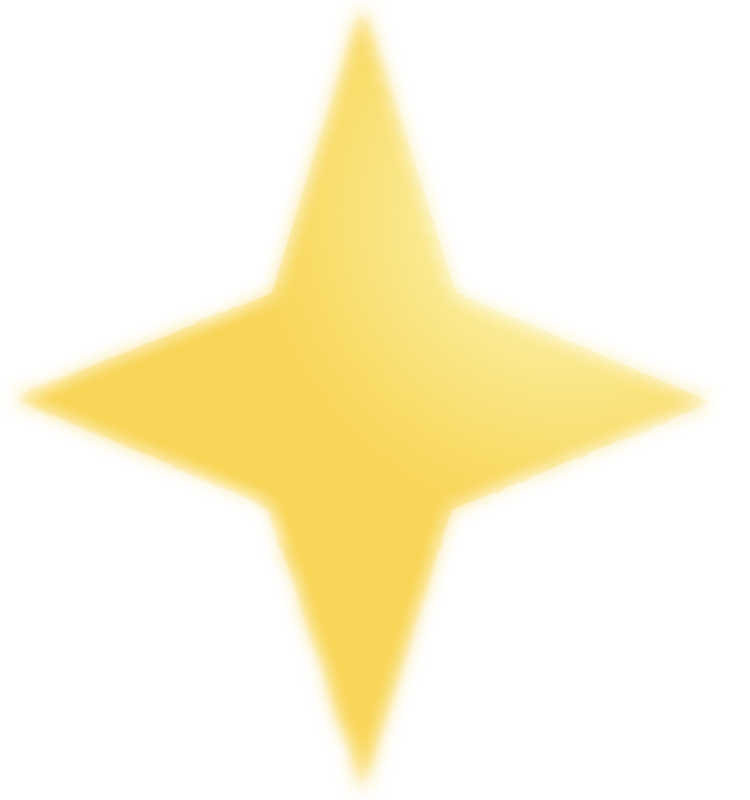
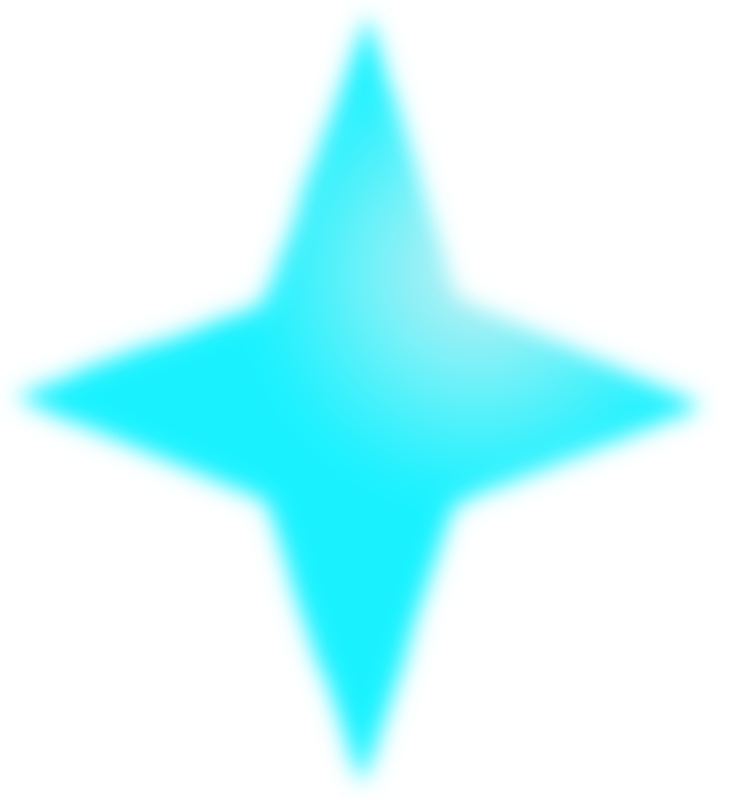
Layer changes from the first 750 × 800 image to the second:
added layer "图层 3" (90%) above "图层 2" over (0, 0, 723, 800)
hid "直线 9 拷贝" over (0, 0, 723, 800)
